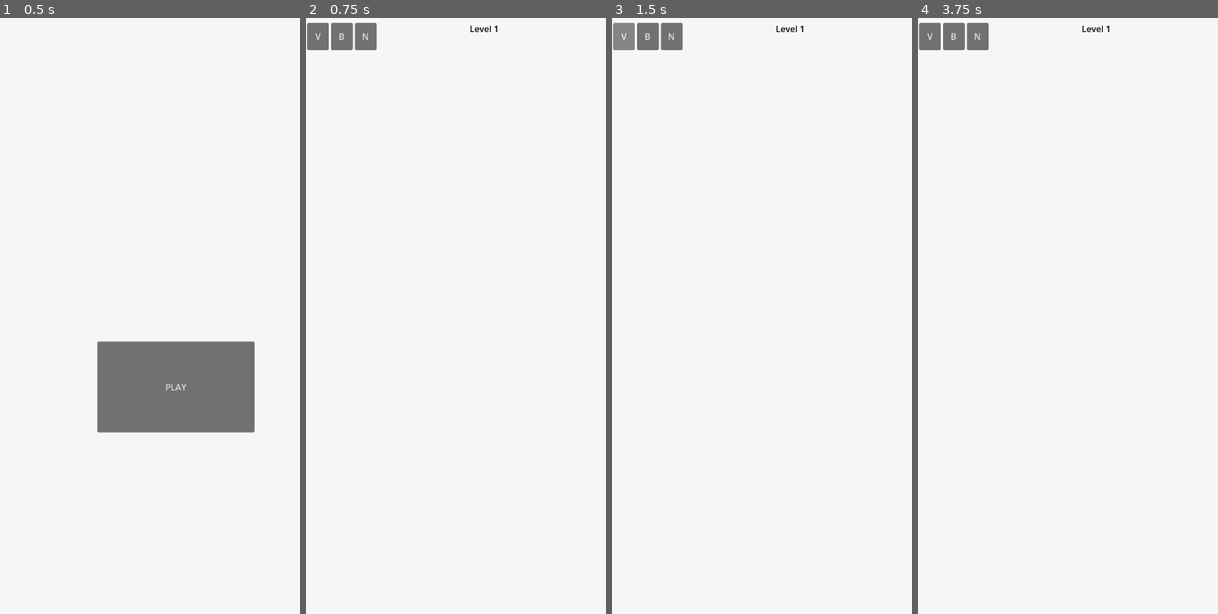
Above: before the commit, frames 1-4 (left to right).
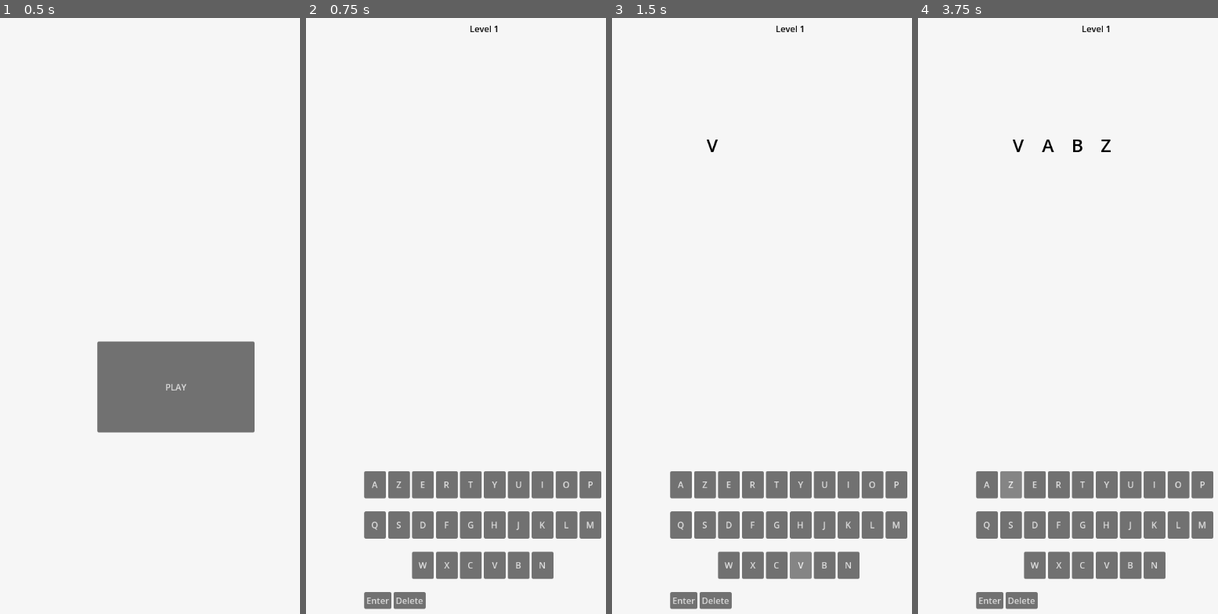
Above: after the commit, the same moments.

Repository: Alex-Onceanu/IGRWordle
Game: Godot game, scene res://main.tscn
Same seed, same stepped clock (60 frames per second), same inputs: the game is played once before the commit and once after it.
Inputs (mouse positions are in pixels of both pictures, inside the frame that each line leads up to):
- Up to frame 1 (0.5 s): no input
- Up to frame 2 (0.75 s): click "PLAY" at 0.5 s
- Up to frame 3 (1.5 s): click "V" at 1.25 s
- Up to frame 4 (3.75 s): click (987, 482) at 2 s, where only the run after the commit has a clickable "A"; click "B" at 2.75 s; click (1011, 482) at 3.5 s, where only the run after the commit has a clickable "Z"

Frame 1 is identical in both runs. In frame 2, 10% of the frame differs, in the area x 0-99%, y 0-100%; in frame 3, 10%; in frame 4, 11%.

Commit message:
added winning screen with coins

Diff:
--- a/game/level/level.gd
+++ b/game/level/level.gd
@@ -15,8 +15,9 @@
 	$Keyboard.char_pressed.connect(char_pressed_callback)
 	$Keyboard.enter_pressed.connect(enter_pressed_callback)
 	$Keyboard.del_pressed.connect(del_pressed_callback)
+	$WinningMenu.next_level_pressed.connect(next_level_game)
 	$GameOverUI.hide()
-	$NextLevelUI.hide()
+	$WinningMenu.hide()
 #endregion
 
 #region Public functions
@@ -58,7 +59,7 @@
 				texture_rect.modulate = Color(0.273, 0.273, 0.273, 1.0)
 		if (number_correct == $Grid.grid_size.y):
 			print("YOU WIN !")
-			$NextLevelUI.show()
+			$WinningMenu.show()
 			return
 		else :
 			$GameState.current_string_guess = ""
@@ -93,7 +94,7 @@
 	$Grid.reset()
 	$Keyboard.reset()
 	$GameOverUI.hide()
-	$NextLevelUI.hide()
+	$WinningMenu.hide()
 	# Reseting data the right way
 	$GameState.mystery_word = ""
 	$GameState.current_string_guess = ""
@@ -131,6 +132,3 @@
 
 func _on_return_main_menu_button_up() -> void:
 	return_to_main_menu.emit()
-
-func _on_next_level_button_button_up() -> void:
-	next_level_game()
--- a/game/level/level.tscn
+++ b/game/level/level.tscn
@@ -1,8 +1,9 @@
 [gd_scene format=3 uid="uid://b1836ertt7ahd"]
 
-[ext_resource type="Script" path="res://game/level/level.gd" id="1_qq5er"]
+[ext_resource type="Script" uid="uid://hytjpbfjiojs" path="res://game/level/level.gd" id="1_qq5er"]
 [ext_resource type="PackedScene" uid="uid://c0hsy6u3o3kiq" path="res://game/level/grid.tscn" id="2_dynoe"]
-[ext_resource type="PackedScene" uid="uid://bgqr6a5l1ohly" path="res://game/level/keyboard.tscn" id="3_k26x8"]
+[ext_resource type="PackedScene" uid="uid://fe2yb7f61hmb" path="res://game/level/keyboard.tscn" id="3_k26x8"]
+[ext_resource type="PackedScene" uid="uid://fjhnfmwsawo3" path="res://game/level/winning_menu.tscn" id="5_dynoe"]
 [ext_resource type="PackedScene" uid="uid://dalnv4ctvosjo" path="res://game/game_state.tscn" id="5_y11jn"]
 
 [node name="Level" type="Node2D" unique_id=1641894213]
@@ -14,14 +15,18 @@
 anchor_top = 0.0
 anchor_right = 0.0
 anchor_bottom = 0.0
-offset_left = 0.0
-offset_top = 0.0
-offset_right = 0.0
-offset_bottom = 0.0
+offset_left = 220.0
+offset_top = 278.0
+offset_right = 360.0
+offset_bottom = 428.0
 grow_horizontal = 1
 grow_vertical = 1
 
 [node name="Keyboard" parent="." unique_id=1574060102 instance=ExtResource("3_k26x8")]
+offset_left = 325.0
+offset_top = 971.0
+offset_right = 325.0
+offset_bottom = 971.0
 
 [node name="BackgroundColorRect" type="ColorRect" parent="." unique_id=732121032]
 z_index = -1
@@ -43,6 +48,7 @@
 [node name="GameState" parent="." unique_id=23191891 instance=ExtResource("5_y11jn")]
 
 [node name="GameOverUI" type="Control" parent="." unique_id=1686120609]
+visible = false
 layout_mode = 3
 anchors_preset = 0
 offset_left = 54.0
@@ -67,23 +73,12 @@
 offset_bottom = 136.0
 text = "Return to main menu"
 
-[node name="NextLevelUI" type="Control" parent="." unique_id=71501995]
+[node name="WinningMenu" parent="." unique_id=1377076184 instance=ExtResource("5_dynoe")]
 visible = false
-layout_mode = 3
-anchors_preset = 0
-offset_left = 233.0
-offset_top = 322.0
-offset_right = 434.0
-offset_bottom = 509.0
-
-[node name="NextLevelButton" type="Button" parent="NextLevelUI" unique_id=1638014788]
-layout_mode = 0
-offset_left = -60.0
-offset_top = 56.0
-offset_right = 254.0
-offset_bottom = 124.0
-text = "Next Level !"
+offset_left = 318.0
+offset_top = 587.0
+offset_right = 418.0
+offset_bottom = 687.0
 
 [connection signal="button_up" from="GameOverUI/RestartGameButton" to="." method="_on_restart_game_button_button_up"]
 [connection signal="button_up" from="GameOverUI/ReturnMainMenu" to="." method="_on_return_main_menu_button_up"]
-[connection signal="button_up" from="NextLevelUI/NextLevelButton" to="." method="_on_next_level_button_button_up"]
--- /dev/null
+++ b/game/level/milestone.gd
@@ -0,0 +1,18 @@
+extends Control
+class_name Milestone
+
+var _description : String = "---------":
+	set(v):
+		_description = v
+		$HBoxContainer/MilestoneText.text = _description
+var _coins_value : String = "~":
+	set(v):
+		_coins_value = v
+		$HBoxContainer/MilestoneCoins.text = _coins_value
+
+static func create(description : String, value : String) -> Milestone:
+	var scene = load("res://game/level/milestone.tscn")
+	var node = scene.instantiate() as Milestone
+	node._description = description
+	node._coins_value = value
+	return node
--- /dev/null
+++ b/game/level/milestone.tscn
@@ -0,0 +1,35 @@
+[gd_scene format=3 uid="uid://c2nte72hxcrri"]
+
+[ext_resource type="Script" uid="uid://cevmybpk2wmpp" path="res://game/level/milestone.gd" id="1_hbj2t"]
+
+[node name="Milestone" type="Control" unique_id=2063269080]
+custom_minimum_size = Vector2(50, 50)
+layout_mode = 3
+anchors_preset = 15
+anchor_right = 1.0
+anchor_bottom = 1.0
+grow_horizontal = 2
+grow_vertical = 2
+size_flags_horizontal = 3
+size_flags_vertical = 3
+script = ExtResource("1_hbj2t")
+
+[node name="HBoxContainer" type="HBoxContainer" parent="." unique_id=1941818066]
+layout_mode = 0
+offset_right = 278.0
+offset_bottom = 40.0
+
+[node name="MilestoneText" type="Label" parent="HBoxContainer" unique_id=2145925284]
+layout_mode = 2
+text = "Random description"
+
+[node name="Control" type="Control" parent="HBoxContainer" unique_id=201518]
+layout_mode = 2
+size_flags_horizontal = 3
+size_flags_stretch_ratio = 7.01
+
+[node name="MilestoneCoins" type="Label" parent="HBoxContainer" unique_id=689891972]
+layout_mode = 2
+size_flags_horizontal = 8
+text = "Rd Co"
+horizontal_alignment = 2
--- /dev/null
+++ b/game/level/winning_menu.gd
@@ -0,0 +1,38 @@
+## How to use WinningMenuUI :
+##
+## You instantiate it like normal (either drag-n-drop in the editor or WinningMenuUI.instantiate()).
+## Then you have to :
+## use the function append_milestone to append all the milestones triggered during the game.
+## use the function set_summary_message to set the final message and the accumulated coins.
+extends Control
+class_name WinningMenuUI
+signal next_level_pressed
+
+#region Variables
+var _milestones_list : Array[String] = []
+var _values_list : Array[String] = []
+#endregion
+
+#region Private functions
+func _on_button_button_up() -> void:
+	next_level_pressed.emit()
+#endregion
+
+#region Public functions
+## Add a milestone to show in the UI.
+##
+## [param milestone]: the name of the reached milestone
+## [param value]: the associated value gained from the reached milestone
+func append_milestone(milestone : String, value : String) -> void:
+	_milestones_list.append(milestone)
+	_values_list.append(value)
+	$ScrollContainer/VBoxContainer.add_child(Milestone.create(milestone,value))
+
+## Set the summary message to show in the UI.
+##
+## [param desc]: the message to show.
+## [param value]: the value to show to the user (usually the sum of the milestones' values).
+func set_summary_message(desc : String, value : String):
+	$SumMilestone._description = desc
+	$SumMilestone._coins_value = value
+#endregion
--- /dev/null
+++ b/game/level/winning_menu.tscn
@@ -0,0 +1,56 @@
+[gd_scene format=3 uid="uid://fjhnfmwsawo3"]
+
+[ext_resource type="Script" uid="uid://l747hlnlmm8e" path="res://game/level/winning_menu.gd" id="1_pu2fo"]
+[ext_resource type="PackedScene" uid="uid://c2nte72hxcrri" path="res://game/level/milestone.tscn" id="2_dxu7c"]
+
+[node name="WinningMenu" type="Control" unique_id=1377076184]
+layout_mode = 3
+anchors_preset = 8
+anchor_left = 0.5
+anchor_top = 0.5
+anchor_right = 0.5
+anchor_bottom = 0.5
+grow_horizontal = 2
+grow_vertical = 2
+script = ExtResource("1_pu2fo")
+
+[node name="YouWinLabel" type="Label" parent="." unique_id=1744139801]
+layout_mode = 0
+offset_left = -85.0
+offset_top = -497.0
+offset_right = 90.0
+offset_bottom = -442.0
+theme_override_font_sizes/font_size = 40
+text = "You win !"
+
+[node name="NextLevel" type="Button" parent="." unique_id=1542569019]
+layout_mode = 0
+offset_left = -81.0
+offset_top = 285.0
+offset_right = 64.0
+offset_bottom = 352.0
+text = "Next level !"
+
+[node name="ScrollContainer" type="ScrollContainer" parent="." unique_id=609951124]
+layout_mode = 0
+offset_left = -182.0
+offset_top = -227.0
+offset_right = 172.0
+offset_bottom = 208.0
+
+[node name="VBoxContainer" type="VBoxContainer" parent="ScrollContainer" unique_id=807869928]
+layout_mode = 2
+
+[node name="SumMilestone" parent="." unique_id=2063269080 instance=ExtResource("2_dxu7c")]
+layout_mode = 1
+anchors_preset = 0
+anchor_right = 0.0
+anchor_bottom = 0.0
+offset_left = -148.0
+offset_top = 228.0
+offset_right = -98.0
+offset_bottom = 278.0
+grow_horizontal = 1
+grow_vertical = 1
+
+[connection signal="button_up" from="NextLevel" to="." method="_on_button_button_up"]
Not shown, changed: assets/emptyletter.png.import
Not shown, changed: assets/grid.png.import
Not shown, changed: assets/icon.svg.import
Not shown, changed: assets/no.png.import
Not shown, changed: assets/ok.png.import
Not shown, added: game/level/milestone.gd.uid
Not shown, added: game/level/winning_menu.gd.uid
